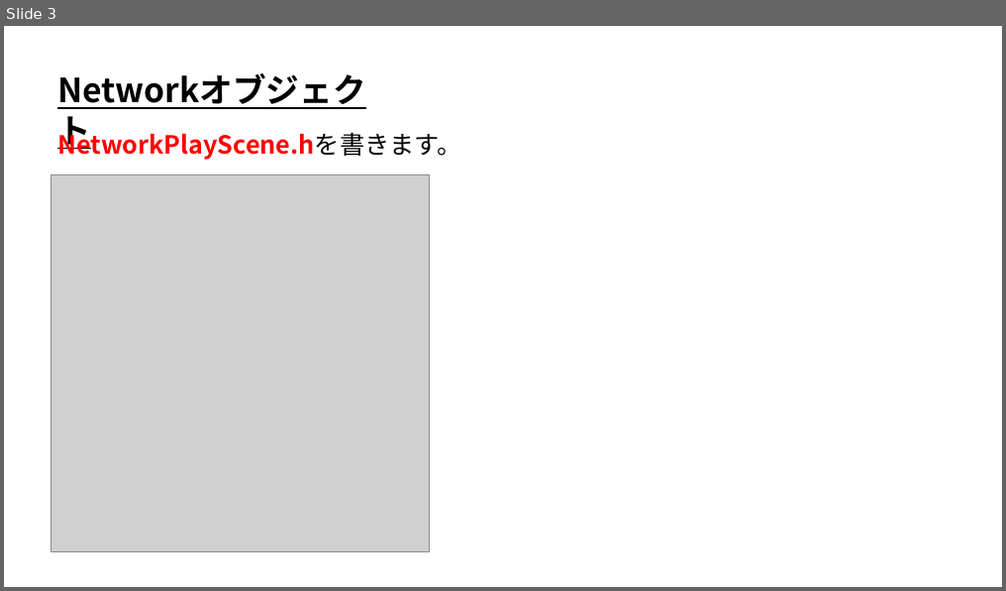
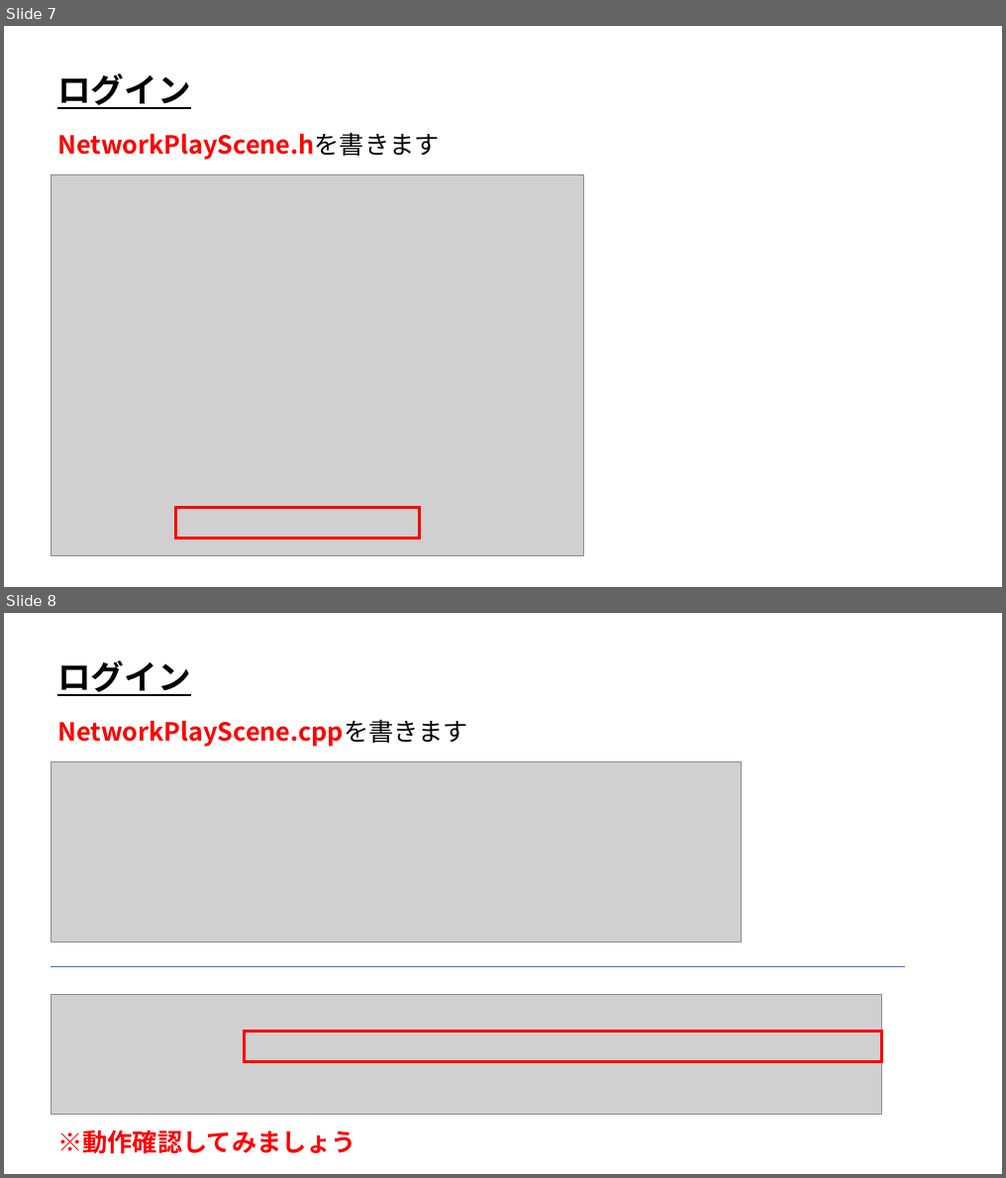
Before and after one commit to ArakiYusuke-Ohara/Textbook, a slide deck: ゲーム科3年/00_前期/オンラインゲームプログラミングⅠ/09_ログイン.pptx. Shown one above the other, each under a label of ours: slide 3 before the commit, slides 7 and 8 after it. The pictures are 1006x591 and 1006x1178 pixels, drawn with LibreOffice and Linux fonts; fonts in the diff are those of the drawing; grey boxes stand for pictures. Boxes give left, top, right and bottom in pixels: in the first picture for what was removed or moved away, otherwise in the second. Text is boxed around its words. In the diff, an @@ line names an element or a change of style, - is before the commit and + after.

Commit message:
ログイン授業作成

```diff
--- a/ゲーム科3年/00_前期/オンラインゲームプログラミングⅠ/09_ログイン.pptx
+++ b/ゲーム科3年/00_前期/オンラインゲームプログラミングⅠ/09_ログイン.pptx
@@ slide 8 added at (x1=4, y1=613, x2=1002, y2=1174), background #FFFFFF @@
@@ text added at (x1=57, y1=661, x2=190, y2=696), 32 pt, text #000000, bold, underline @@
+ログイン
@@ text added at (x1=57, y1=719, x2=468, y2=747), 24 pt, text #FF0000, bold @@
+NetworkPlayScene.cppを書きます
@@ picture added at (x1=51, y1=761, x2=742, y2=943) @@
@@ line added from (51, 967) to (905, 967), #4472C4 0.5 pt @@
@@ picture added at (x1=51, y1=995, x2=881, y2=1115) @@
@@ rectangle added at (x1=245, y1=1032, x2=881, y2=1062), outline #FF0000 3 pt @@
@@ text added at (x1=57, y1=1130, x2=356, y2=1155), 24 pt, text #FF0000, bold @@
+※動作確認してみましょう
@@ what was slide 3 is now slide 7 @@
@@ slide 7 changed as well @@
@@ text removed at (x1=51, y1=67, x2=406, y2=114) @@
-Networkオブジェクト
@@ text added at (x1=57, y1=74, x2=190, y2=109), 32 pt, text #000000, bold, underline @@
+ログイン
@@ text at (x1=57, y1=132, x2=439, y2=160): text changed @@
-NetworkPlayScene.hを書きます。
+NetworkPlayScene.hを書きます
@@ picture resized from (x1=51, y1=174, x2=430, y2=553) to (x1=51, y1=174, x2=584, y2=557) @@
@@ rectangle added at (x1=176, y1=508, x2=420, y2=539), outline #FF0000 3 pt @@
```
Also in this commit, not shown: 2 other slides changed, 11 other slides added, 11 slides removed, 51 other files.
